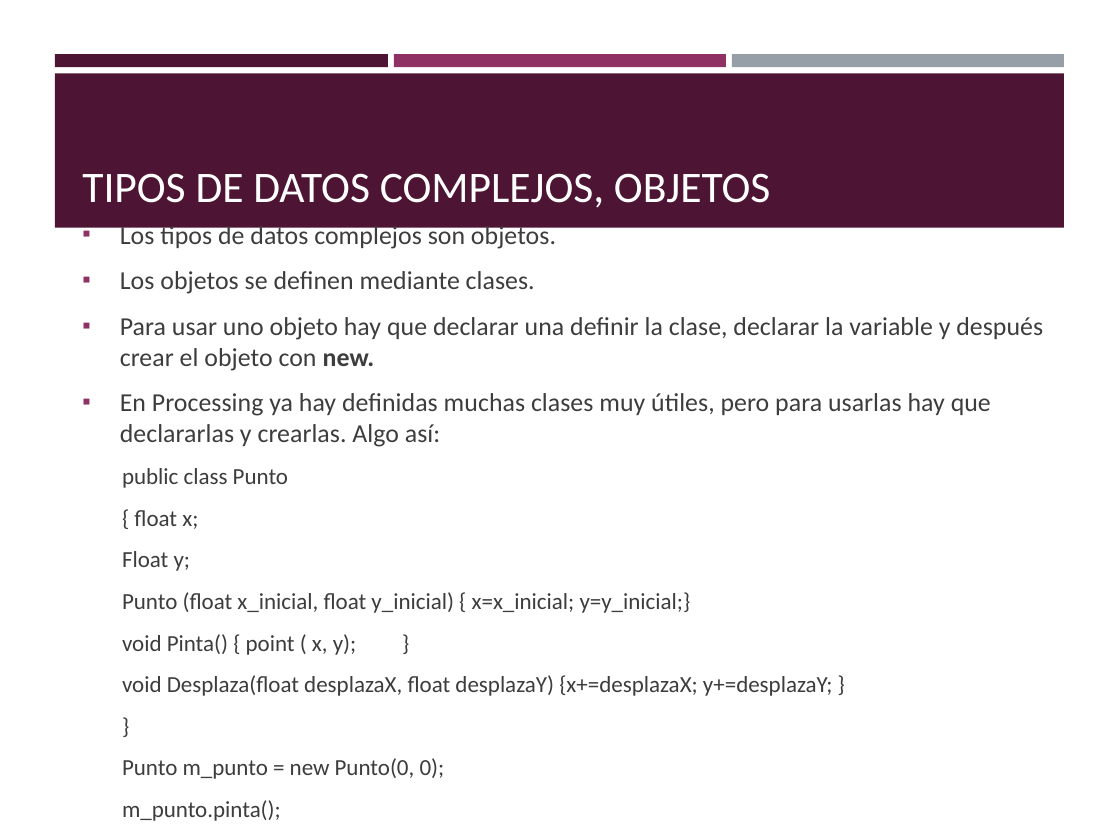
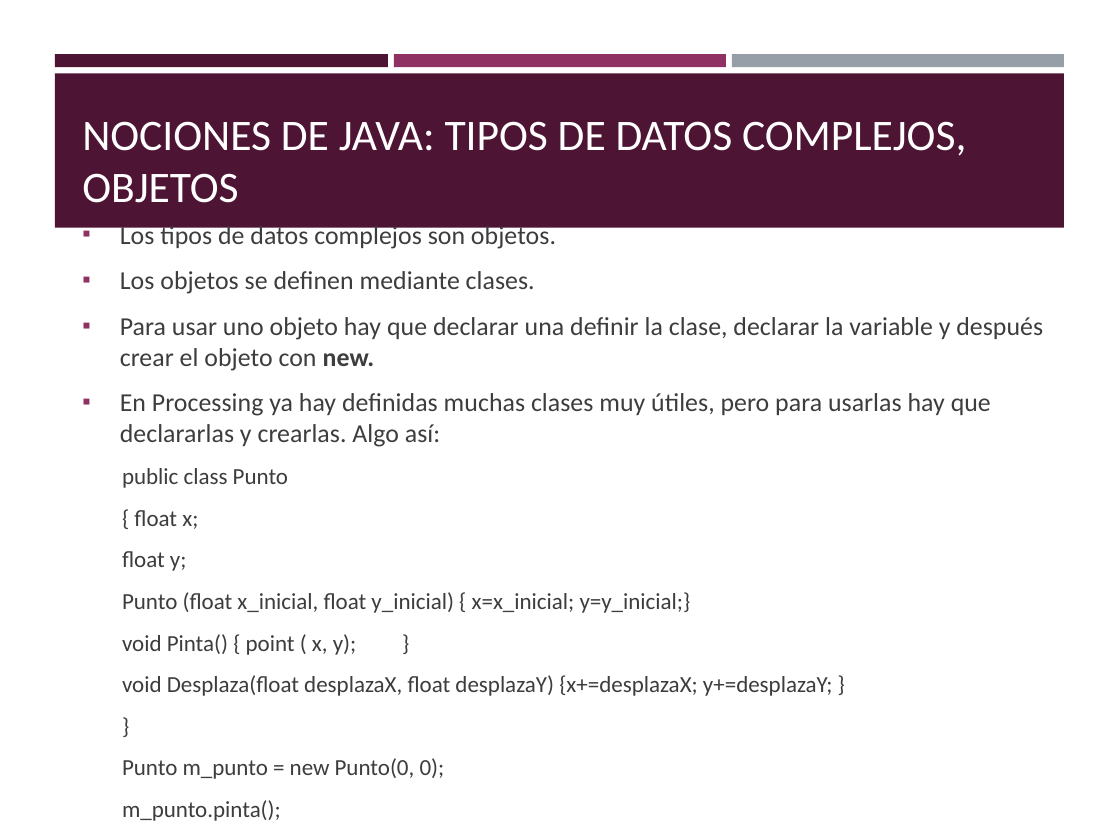
Before and after one commit to Avidabits/electroartistas, a slide deck: slide 15 of TallerProcessing/Introducción mínima a Processing.pptx (slide 7 before the commit). Drawn at 1120x840 pixels with LibreOffice and Linux fonts; fonts in the diff are those of the drawing. Boxes give left, top, right and bottom in pixels: in the first picture for what was removed or moved away, otherwise in the second. Text is boxed around its words. In the diff, an @@ line names an element or a change of style, - is before the commit and + after.

```diff
--- a/TallerProcessing/Introducción mínima a Processing.pptx
+++ b/TallerProcessing/Introducción mínima a Processing.pptx
@@ title at [82, 121, 966, 203]: text changed @@
-TIPOS DE DATOS COMPLEJOS, OBJETOS
+NOCIONES DE JAVA: TIPOS DE DATOS COMPLEJOS, OBJETOS
@@ text at [122, 551, 187, 571]: text changed @@
-  Float y;
+  float y;
```
Also in this commit, not shown: 8 other slides changed, 5 slides added, 4 other files.
